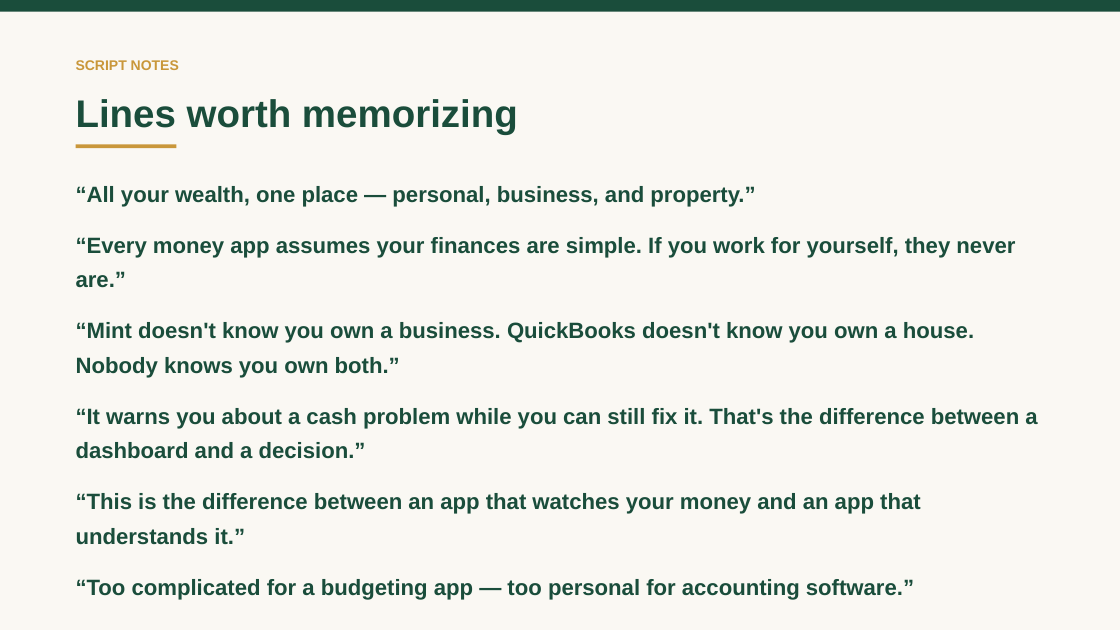
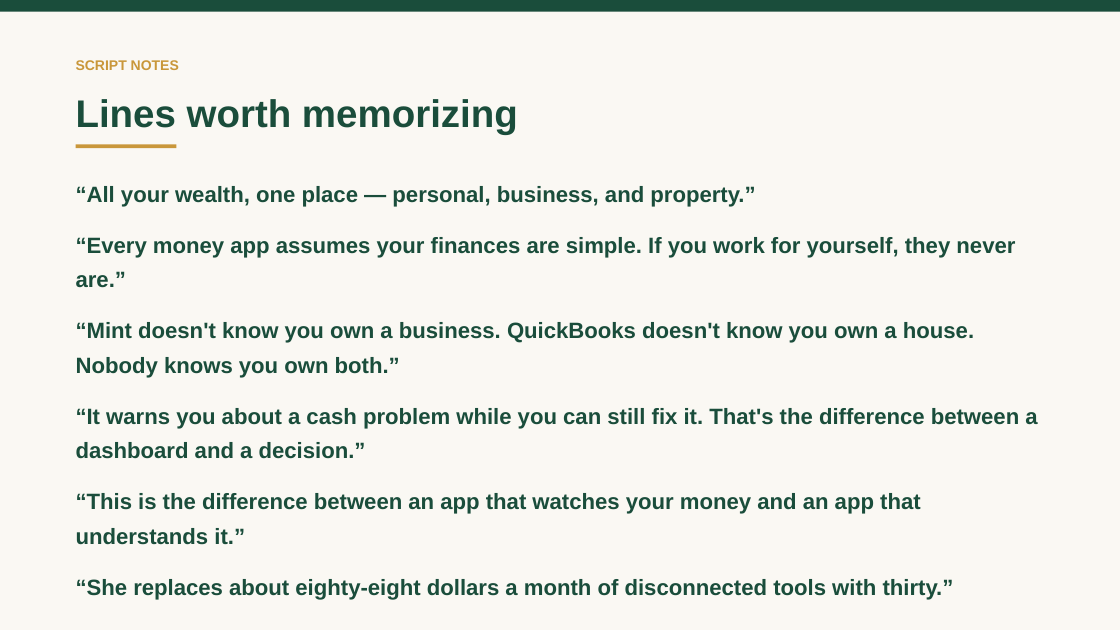
Before and after one commit to vadlapatlasuresh/my-wealth-management, a slide deck: slide 79 of DOCUMENTATION/TerraVest-Showcase-Deck.pptx (slide 72 before the commit). Drawn at 1120x630 pixels with LibreOffice and Linux fonts; fonts in the diff are those of the drawing. Boxes give left, top, right and bottom in pixels: in the first picture for what was removed or moved away, otherwise in the second. Text is boxed around its words. In the diff, an @@ line names an element or a change of style, - is before the commit and + after.

```diff
--- a/DOCUMENTATION/TerraVest-Showcase-Deck.pptx
+++ b/DOCUMENTATION/TerraVest-Showcase-Deck.pptx
@@ text at [76, 579, 954, 600]: text changed @@
-“Too complicated for a budgeting app — too personal for accounting software.”
+“She replaces about eighty-eight dollars a month of disconnected tools with thirty.”
```
Also in this commit, not shown: 11 other slides changed, 7 slides added, 18 other files.
